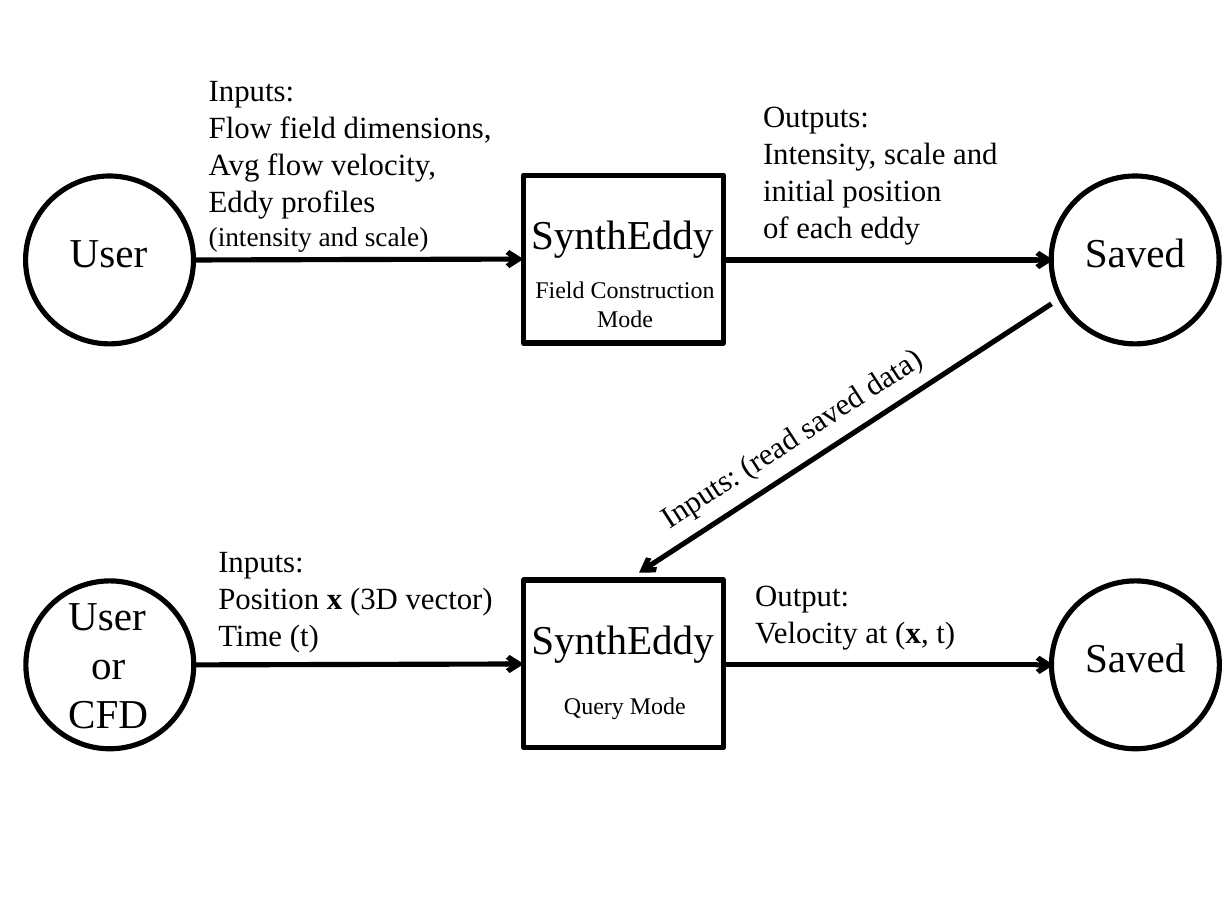
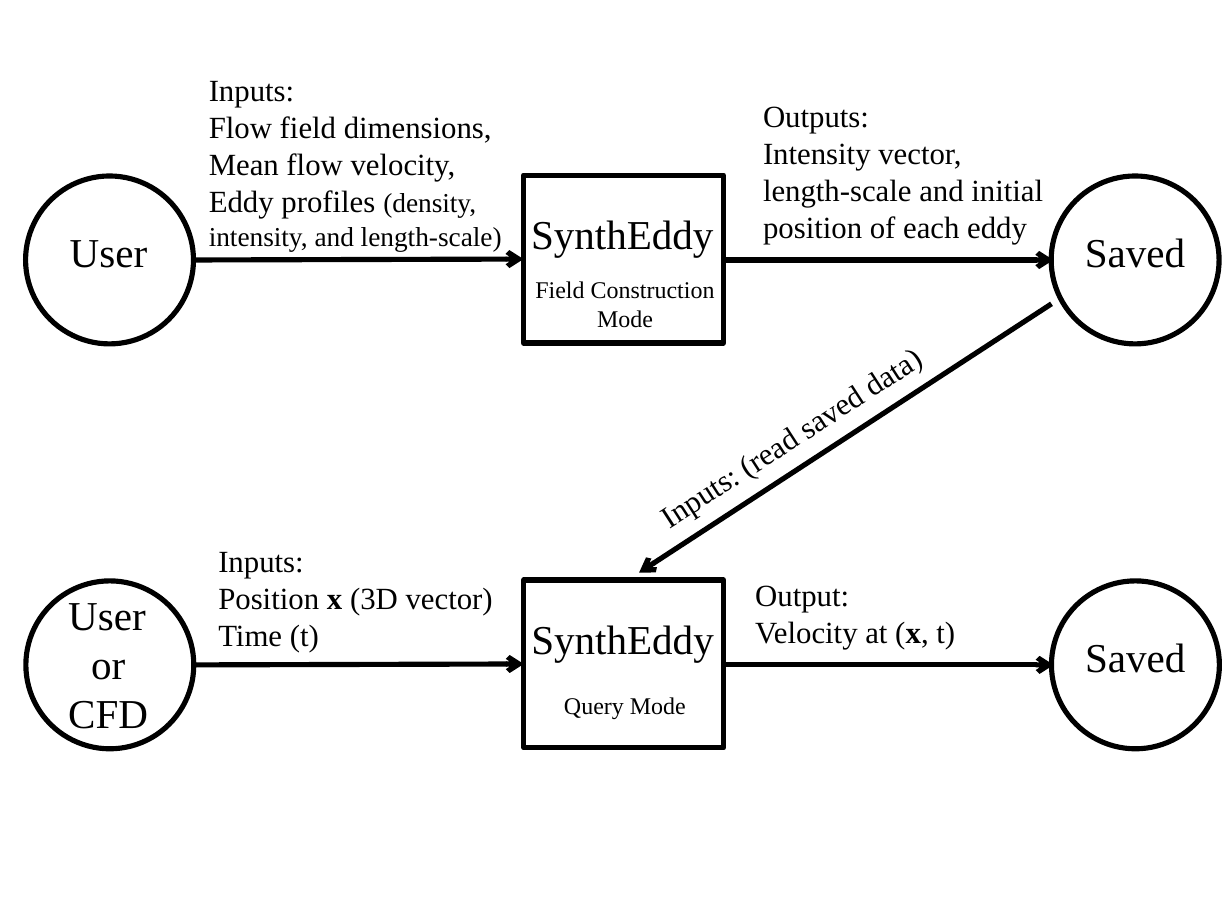
Before and after one commit to omltcat/turbulent-flow, a slide deck: slide 1 of docs/SRS/SystemContextFigure.pptx. Drawn at 1232x924 pixels with LibreOffice and Linux fonts; fonts in the diff are those of the drawing. Boxes give left, top, right and bottom in pixels: in the first picture for what was removed or moved away, otherwise in the second. Text is boxed around its words. In the diff, an @@ line names an element or a change of style, - is before the commit and + after.

```diff
--- a/docs/SRS/SystemContextFigure.pptx
+++ b/docs/SRS/SystemContextFigure.pptx
@@ text at (763, 143, 1043, 244): text changed @@
-Intensity, scale and
-initial position
-of each eddy
+Intensity vector,
+length-scale and initial
+position of each eddy
@@ text at (209, 153, 502, 251): text changed; size 18 to 16 pt @@
-Avg flow velocity,
-Eddy profiles
-(intensity and scale)
+Mean flow velocity,
+Eddy profiles (density,
+intensity, and length-scale)
```
Also in this commit, not shown: 5 other files.
